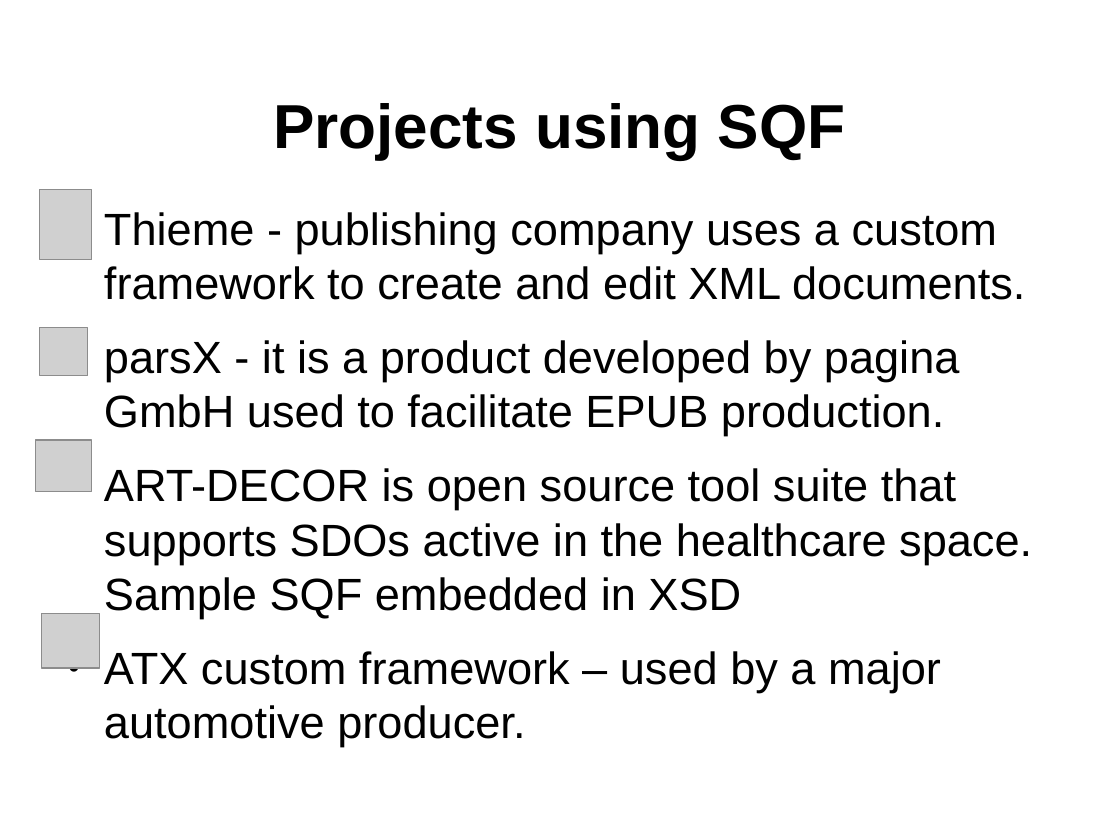
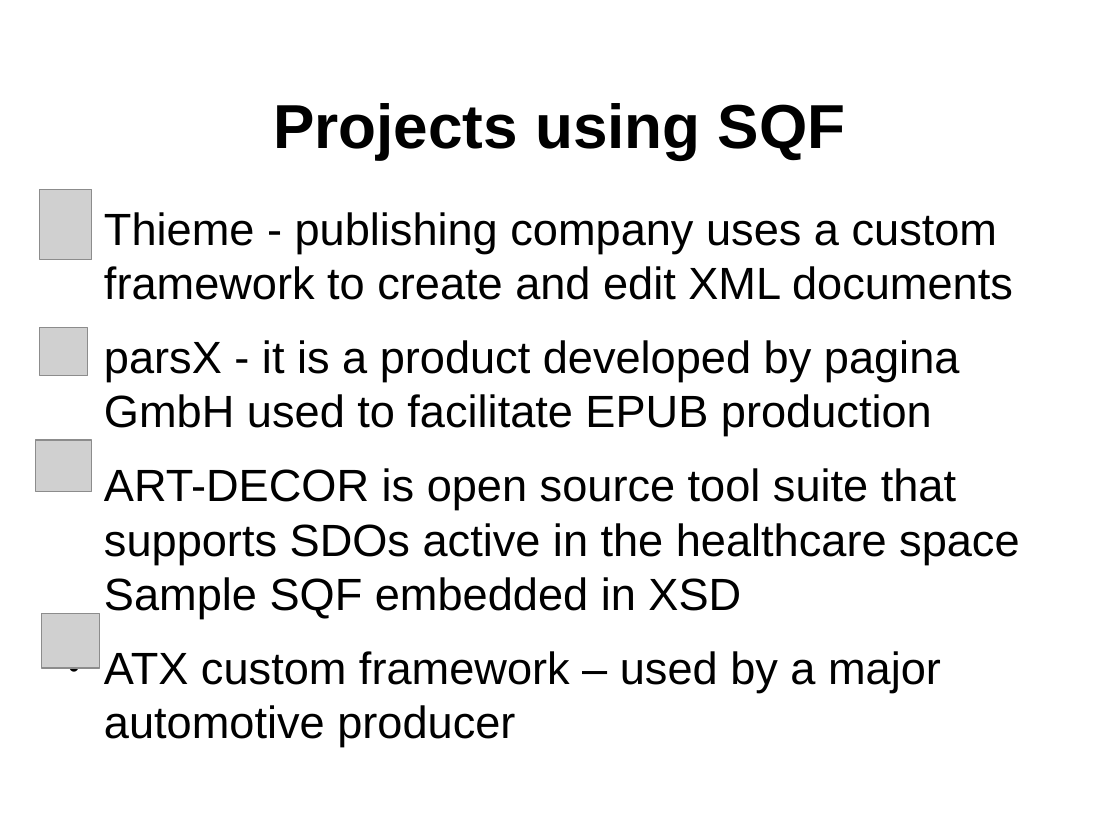
Before and after one commit to octavianN/Schematron-QuickFix-Language-Presentation, a slide deck: slide 25 of Final/SQF.odp (slide 17 before the commit). Drawn at 1120x840 pixels with LibreOffice and Linux fonts; fonts in the diff are those of the drawing; grey boxes stand for pictures; background and template pictures are left out. Boxes give left, top, right and bottom in pixels: in the first picture for what was removed or moved away, otherwise in the second. Text is boxed around its words. In the diff, an @@ line names an element or a change of style, - is before the commit and + after.

Commit message:
Updated the presentation slides and added Nico slides. Create samples for the presentation.

```diff
--- a/Final/SQF.odp
+++ b/Final/SQF.odp
@@ text at <box>104,212,1019,747</box>: text changed @@
-● Thieme - publishing company uses a custom framework to create and edit XML documents.
-● parsX - it is a product developed by pagina GmbH used to facilitate EPUB production.
-● ART-DECOR is open source tool suite that supports SDOs active in the healthcare space. Sample SQF embedded in XSD
-● ATX custom framework – used by a major automotive producer.
+● Thieme - publishing company uses a custom framework to create and edit XML documents
+● parsX - it is a product developed by pagina GmbH used to facilitate EPUB production
+● ART-DECOR is open source tool suite that supports SDOs active in the healthcare space Sample SQF embedded in XSD
+● ATX custom framework – used by a major automotive producer
```
Also in this commit, not shown: 8 other slides changed, 9 slides added, 1 slide removed, 19 other files.
